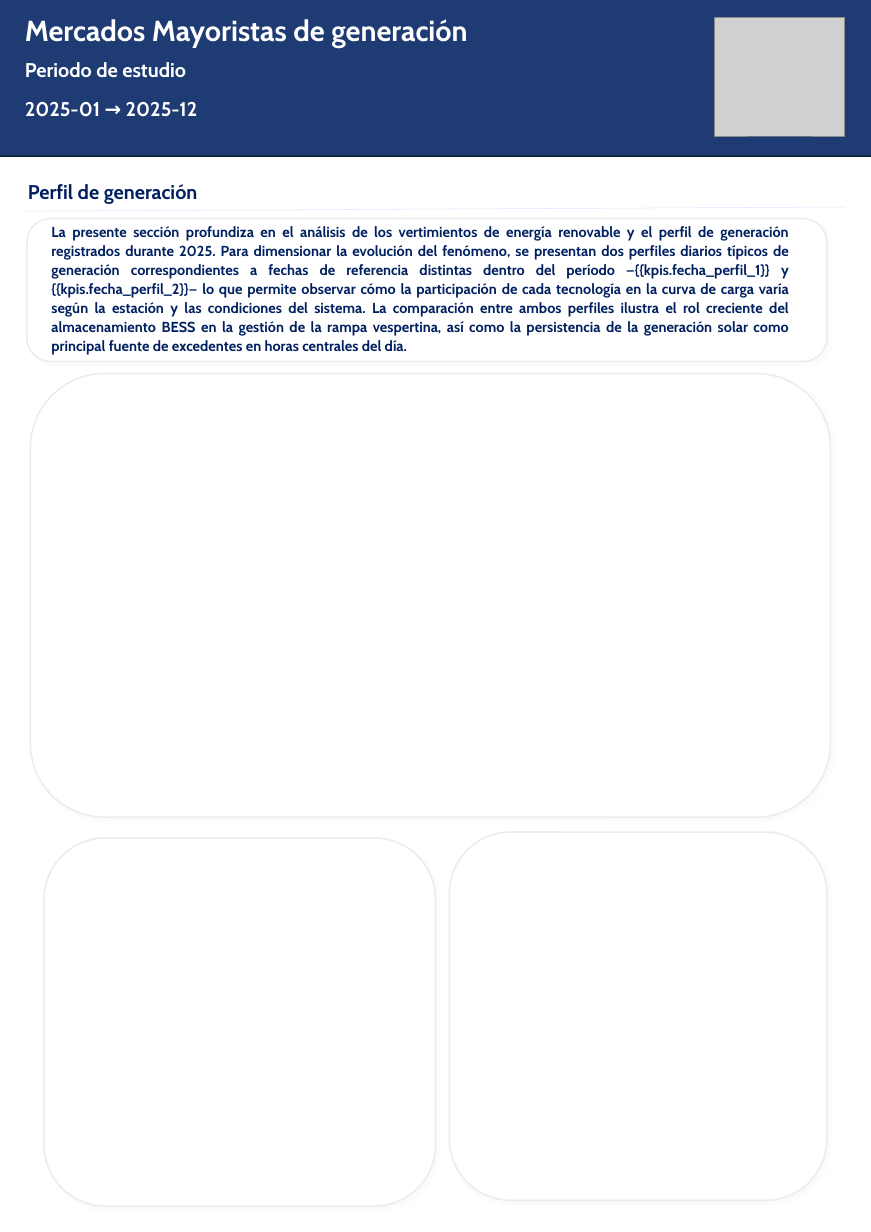
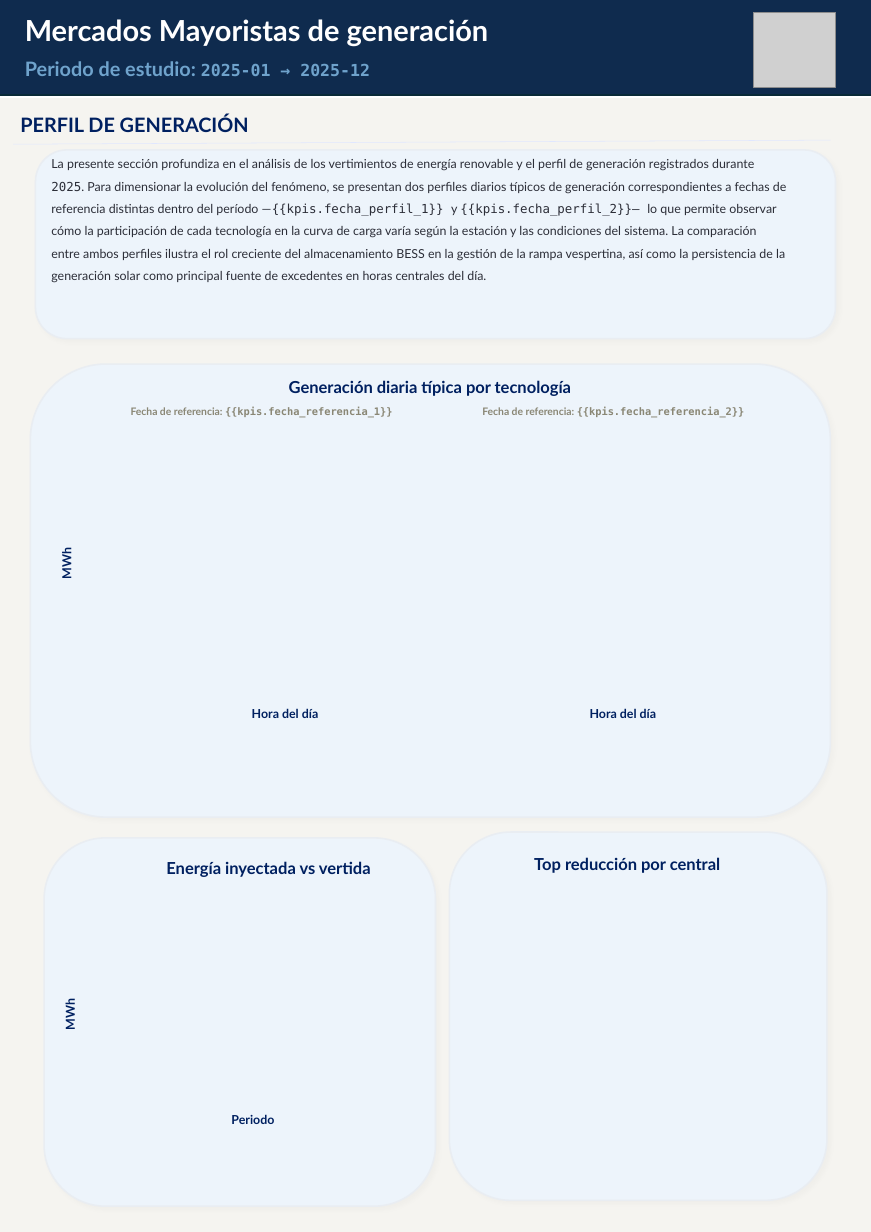
Before and after one commit to Pinzun/reporte_generacion, a slide deck: slide 3 of data/raw/templates/template_reporte.pptx. Drawn at 871x1232 pixels with LibreOffice and Linux fonts; fonts in the diff are those of the drawing; grey boxes stand for pictures; background and template pictures are left out. Boxes give left, top, right and bottom in pixels: in the first picture for what was removed or moved away, otherwise in the second. Text is boxed around its words. In the diff, an @@ line names an element or a change of style, - is before the commit and + after.

```diff
--- a/data/raw/templates/template_reporte.pptx
+++ b/data/raw/templates/template_reporte.pptx
@@ text "Mercados Mayoristas de generación" at box(25, 19, 489, 47): font Cabin to Lato @@
@@ rectangle: place and size @@
-rectangle at box(0, 0, 871, 156)
+rectangle at box(0, 0, 871, 95)
@@ rectangle at box(0, 0, 871, 95): fill #1F3B73 to #0F2B4E @@
@@ picture: place and size @@
-picture at box(715, 18, 845, 136)
+picture at box(753, 13, 836, 87)
@@ text at box(25, 61, 370, 76): text changed; font Cabin to Lato; text colour #FFFFFF to #6FA3CC @@
-2025-01 → 2025-12
+Periodo de estudio: 2025-01 → 2025-12
@@ text removed at box(25, 62, 186, 78) @@
-Periodo de estudio
@@ rectangle added at box(0, 98, 871, 1232), fill #F5F4F0, outline #F5F4F0 1.5 pt @@
@@ text at box(20, 114, 249, 132): text changed; font Cabin to Lato @@
-Perfil de generación
+PERFIL DE GENERACIÓN
@@ line moved from (27, 211) - (845, 207) to (13, 145) - (831, 140) @@
@@ text "La presente sección profundiza en ...": place and size @@
-text "La presente sección profundiza en ..." at box(51, 226, 789, 355)
+text "La presente sección profundiza en ..." at box(51, 159, 786, 283)
@@ text "La presente sección profundiza en ..." at box(51, 159, 786, 283): size 14 to 12 pt, font Cabin to Lato, text colour #002060 to #2C2E38, bold off; font Cabin to DejaVu Sans Mono in "2025. —{{kpis.fecha_perfil_1}} {{kpis.fecha_perfil_2}}—"; alignment justified to left; line spacing 1.1 to 1.5 @@
@@ fill #FFFFFF to #EDF4FB in 4 elements at box(449, 832, 827, 1200), box(44, 838, 435, 1206), box(31, 364, 831, 817), box(36, 150, 836, 338) @@
@@ rounded rectangle: place and size @@
-rounded rectangle at box(27, 218, 827, 361)
+rounded rectangle at box(36, 150, 836, 338)
@@ rounded rectangle: place and size @@
-rounded rectangle at box(31, 373, 831, 817)
+rounded rectangle at box(31, 364, 831, 817)
@@ text added at box(289, 380, 571, 396), 16 pt, text #002060, bold @@
+Generación diaria típica por tecnología
@@ text added at box(131, 407, 393, 418), 10 pt, text #8A8775, bold @@
+Fecha de referencia: {{kpis.fecha_referencia_1}}
@@ text added at box(482, 407, 745, 418), 10 pt, text #8A8775, bold @@
+Fecha de referencia: {{kpis.fecha_referencia_2}}
@@ text added at box(59, 551, 74, 578), 12 pt, text #002060, bold @@
+MWh
@@ text added at box(252, 708, 318, 718), 12 pt, text #002060, bold @@
+Hora del día
@@ text added at box(590, 708, 656, 718), 12 pt, text #002060, bold @@
+Hora del día
@@ text added at box(166, 861, 371, 877), 16 pt, text #002060, bold @@
+Energía inyectada vs vertida
@@ text added at box(534, 857, 720, 873), 16 pt, text #002060, bold @@
+Top reducción por central
@@ text added at box(63, 1001, 78, 1029), 12 pt, text #002060, bold @@
+MWh
@@ text added at box(231, 1114, 274, 1124), 12 pt, text #002060, bold @@
+Periodo
```
Also in this commit, not shown: 2 other slides changed, 15 other files.
